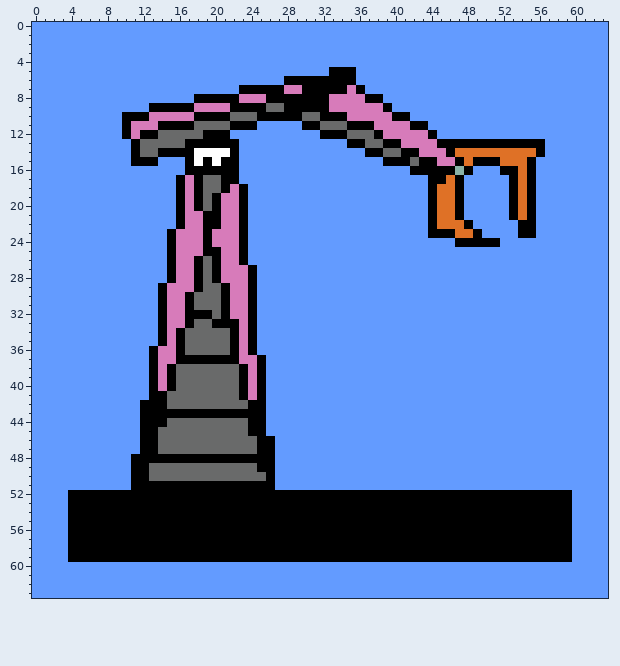
Pixel-art sprite: Assets/Images/buttons/build0.png. The picture above is the old version.
The file is 64x64 pixels.
The same view after the edit:
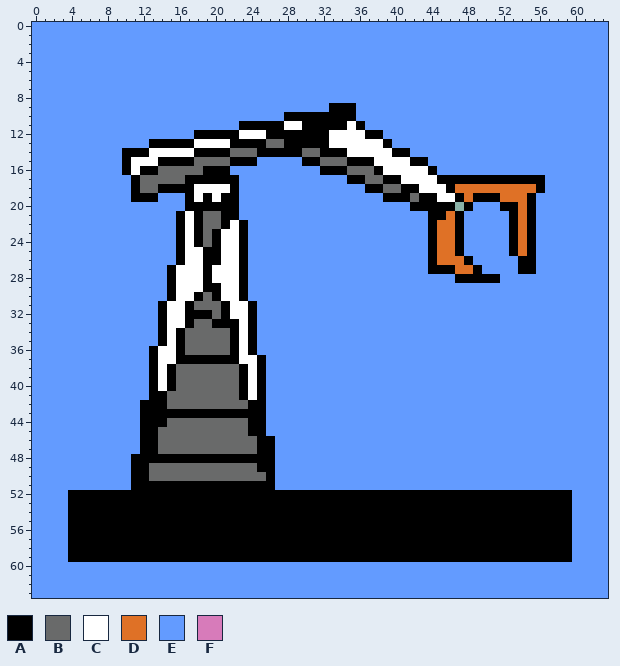
Palette (. is transparent): A #000000  B #696a6a  C #ffffff  D #df7126  E #639bff  F #d77bba
Difference:
Changed rows in their new state; - is an unchanged pixel.
first column x 10:
 5 -----------------------EEE---------------------
 6 ------------------EEEEEEEE---------------------
 7 -------------EEEEEEEEEEEEEE--------------------
 8 --------EEEEEEEEEEEEEEEEEEEEE------------------
 9 ---EEEEEEEEEEEEEEEEEEEEAAAEEEE-----------------
10 EEEEEEEEEEEEEEEEEE--AA---AEEEEEE---------------
11 EEEEEEEEEEEEE--AAACC--AAAC-EEEEEEE-------------
12 EEEEEEEEA---ACCCAAAAAA-CCCCA-EEEEEE------------
13 -EEAAAA-CCCC-AAABBAAAAACCCCCC-EEEEEEEEEEEEEEEEE
14 A-ACCCCCAAAABBBAAAAABBAAACCCCCA-EEEEEEEEEEEEEEE
15 ACCCAAA-BBBB-AA-----AABBBAAACCCCA-EEEEEEEEEEEE-
16 ACAABBBBB---E---------AAABBBACCCCC-EEEE---EEEE-
17 -ABBBBBA-AA--------------AABBAACCCC-A-AAAAA-A-A
18 -ABBAA-ACCCCAE-------------AABBAACCCADDDDDDD-DA
19 -AAA--EACACAAE---------------AAABA-CC-DAAADD---
20 ------EA-A-AAE------------------AA-AA.A---A----
21 -------CABBAAE---------------------A-----------
22 -------CABBAC------------------------AE----AD--
23 -----EACABACC----------------------DDAEE---AD--
24 -----EACABACC---------------------ADD-EEEE-ADA-
25 -----EACC--CC---------------------ADDA-----ADA-
26 -----EACCA-CC---------------------ADDDA-----AA-
27 ------CCCACCCAE-------------------AAADDA----AA-
28 ------CCCACCCAE----------------------AAAAA-----
29 ----EACCCAACCAE--------------------------------
30 ----EACCA-ACCAE--------------------------------
31 -----CC-----CC---------------------------------
32 -----CC-----CC---------------------------------
33 -----CC------C---------------------------------
34 -----C-------C---------------------------------
35 -----C-------C---------------------------------
36 ----CC-------C---------------------------------
37 ----CC-------CC--------------------------------
38 ----C---------C--------------------------------
39 ----C---------C--------------------------------
40 ----C---------C--------------------------------
41 --------------C--------------------------------
Changed places in both pictures, as pixel boxes (x1, y1, x2, y2):
changed: (122, 67, 545, 400)
